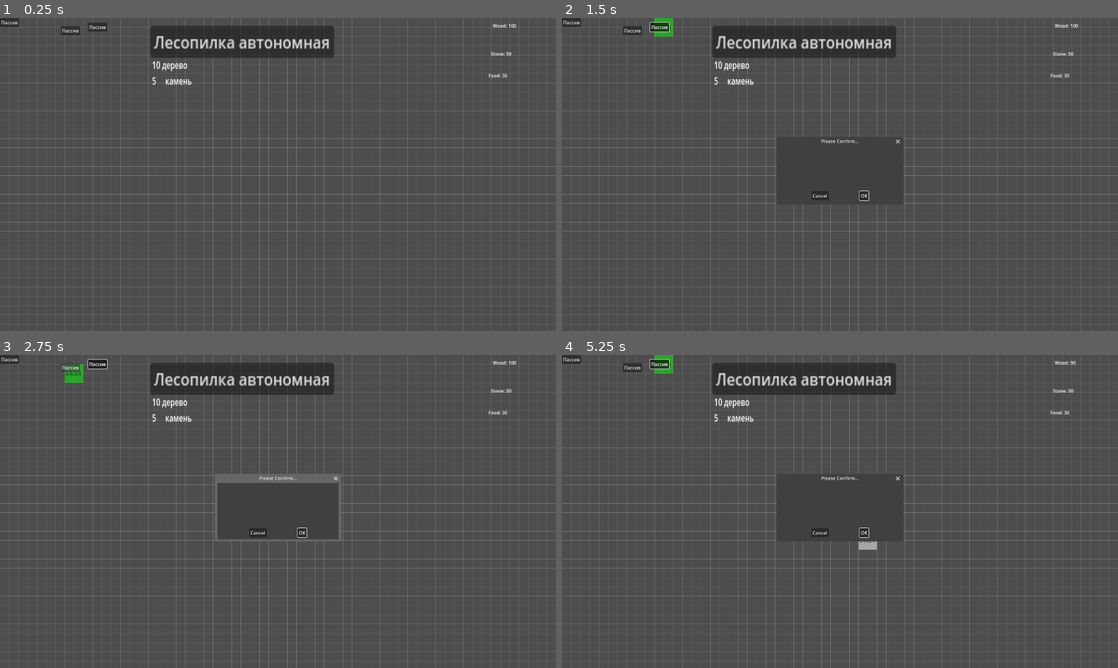
Above: before the commit, frames 1-4 (two rows, left to right).
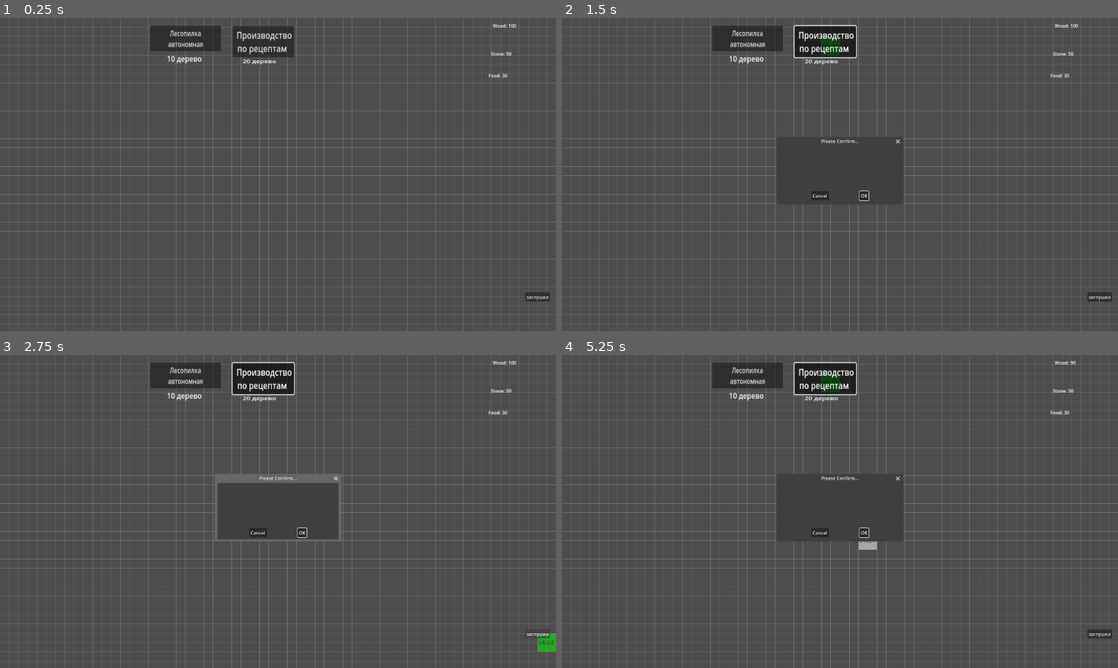
Above: after the commit, the same moments.

Repository: McRamon/Homework
Game: Godot game, scene res://scenes/base/buildings/building.tscn
Two runs of this game, one before a commit and one after it. Both use one fixed random seed, a clock stepped at 60 frames per second and the inputs below. The project has no main scene, so this scene is started directly.
Inputs (mouse positions are in pixels of both pictures, inside the frame that each line leads up to):
- Up to frame 1 (0.25 s): no input
- Up to frame 2 (1.5 s): click "Лесопилка автономная" at 0.5 s; click "Пассив" (after the commit: "Производство по рецептам") at 1.25 s
- Up to frame 3 (2.75 s): click "Пассив" (after the commit: "заглушка") at 2 s
- Up to frame 4 (5.25 s): click (573, 358) at 2.75 s, where only the run before the commit has a clickable "Пассив"; click "OK" at 3.5 s; click "Лесопилка автономная" at 4.25 s; click "Пассив" (after the commit: "Производство по рецептам") at 5 s

The runs differ from the first frame. In frame 1, 2.4% of the frame differs, in the area x 0-99%, y 0-91%; in frame 2, 2.8%; in frame 3, 2.8%, in the area x 0-100%, y 0-95%; in frame 4, 2.8%.

Commit message:
мелкие штучки

Diff:
--- a/scenes/base/buildings/Production_building.tscn
+++ b/scenes/base/buildings/Production_building.tscn
@@ -42,7 +42,7 @@
 offset_bottom = 356.0
 grow_horizontal = 2
 grow_vertical = 2
-scale = Vector2(9.24132, 5.58381)
+scale = Vector2(1.00054, 1.00812)
 script = ExtResource("6_qdbmf")
 recipes = Array[Resource]([ExtResource("6_32b66")])
 
@@ -55,15 +55,17 @@
 offset_top = 0.179089
 offset_right = 11.1822
 offset_bottom = 0.299088
-scale = Vector2(0.115535, 0.289194)
-text = "f"
+scale = Vector2(1.5113, 2.24479)
 
 [node name="Timer" type="Timer" parent="InfoMenu/MainPanel"]
 
 [node name="ButtonContainer" type="VBoxContainer" parent="InfoMenu/MainPanel"]
 layout_mode = 0
-offset_right = 40.0
-offset_bottom = 40.0
+offset_left = -3.99786
+offset_top = 106.138
+offset_right = 36.0021
+offset_bottom = 146.138
+scale = Vector2(2.56933, 1.70484)
 
 [node name="ConfirmDialog" type="ConfirmationDialog" parent="InfoMenu/MainPanel"]
 
@@ -78,13 +80,13 @@
 custom_minimum_size = Vector2(137.295, 47.94)
 layout_direction = 2
 layout_mode = 0
-offset_left = -1.94777
-offset_top = 38.3251
-offset_right = 153.862
-offset_bottom = 86.2651
-scale = Vector2(0.2, 0.414)
+offset_left = 5.99679
+offset_top = 219.22
+offset_right = 161.807
+offset_bottom = 267.16
+scale = Vector2(2.82069, 2.81821)
 pivot_offset = Vector2(3.985, 3.535)
-theme_override_constants/separation = 40
+theme_override_constants/separation = 10
 
 [node name="CountdownLabel" type="Label" parent="."]
 offset_left = -32.0
--- a/scenes/base/buildings/QueueSlot.tscn
+++ b/scenes/base/buildings/QueueSlot.tscn
@@ -1,24 +1,25 @@
-[gd_scene load_steps=3 format=3 uid="uid://b53slg5yktfuq"]
+[gd_scene load_steps=2 format=3 uid="uid://b53slg5yktfuq"]
 
 [ext_resource type="Script" uid="uid://b5p2e2bcu4anb" path="res://scripts/base/buildings/QueueSlot.gd" id="1_mcpew"]
-[ext_resource type="Texture2D" uid="uid://ddtgp46ty6ymv" path="res://ui/sprites/frame.png" id="2_esc34"]
 
 [node name="QueueSlot" type="Control"]
 layout_mode = 3
 anchors_preset = 0
 offset_right = 8.0
 offset_bottom = 8.0
-scale = Vector2(0.321659, 0.206934)
+scale = Vector2(16.3283, 15.9793)
 script = ExtResource("1_mcpew")
 
 [node name="NameLabel" type="Label" parent="."]
+custom_minimum_size = Vector2(40, 40)
 layout_mode = 0
 offset_right = 40.0
 offset_bottom = 23.0
-text = "2"
+scale = Vector2(0.191938, 0.152731)
 
 [node name="Icon" type="TextureRect" parent="."]
+custom_minimum_size = Vector2(40, 40)
 layout_mode = 0
 offset_right = 40.0
 offset_bottom = 40.0
-texture = ExtResource("2_esc34")
+scale = Vector2(0.195015, 0.202758)
--- a/scenes/base/buildings/RecipeButton.tscn
+++ b/scenes/base/buildings/RecipeButton.tscn
@@ -8,5 +8,7 @@
 
 [node name="text" type="Label" parent="."]
 layout_mode = 0
-offset_right = 40.0
+offset_right = 10.0
 offset_bottom = 23.0
+scale = Vector2(0.792744, 0.319069)
+text = "1"
--- a/scenes/base/buildings/building.tscn
+++ b/scenes/base/buildings/building.tscn
@@ -40,35 +40,58 @@
 offset_top = 27.0
 offset_right = 718.0
 offset_bottom = 58.0
-scale = Vector2(3.19059, 3.56282)
-text = "Лесопилка автономная"
+scale = Vector2(1.22776, 1.62141)
+text = "Лесопилка
+ автономная"
 metadata/_edit_use_anchors_ = true
 
 [node name="Label" type="Label" parent="CanvasLayer/HouseButton"]
-layout_mode = 0
+layout_mode = 1
+anchors_preset = -1
+anchor_left = 0.227339
+anchor_top = 0.499521
+anchor_right = 0.227339
+anchor_bottom = 0.499521
 offset_left = 2.0
 offset_top = 31.0
 offset_right = 93.0
 offset_bottom = 80.0
-scale = Vector2(0.475934, 0.5896)
-text = "10 дерево
-5     камень"
+scale = Vector2(1.21768, 1.00645)
+text = "10 дерево"
 metadata/_edit_use_anchors_ = true
 
 [node name="BarnButton" type="Button" parent="CanvasLayer"]
-offset_left = 304.0
-offset_top = 16.0
-offset_right = 370.0
-offset_bottom = 47.0
-text = "Пассив"
+offset_left = 803.0
+offset_top = 28.0
+offset_right = 869.0
+offset_bottom = 59.0
+scale = Vector2(1.65703, 1.98531)
+text = " Производство
+  по рецептам "
+metadata/_edit_use_anchors_ = true
+
+[node name="Label" type="Label" parent="CanvasLayer/BarnButton"]
+layout_mode = 1
+anchors_preset = -1
+anchor_left = 0.149076
+anchor_top = 0.443668
+anchor_right = 0.149076
+anchor_bottom = 0.443668
+offset_left = 2.0
+offset_top = 31.0
+offset_right = 93.0
+offset_bottom = 80.0
+scale = Vector2(0.870973, 0.523557)
+text = "20 дерево
+"
 metadata/_edit_use_anchors_ = true
 
 [node name="MillButton" type="Button" parent="CanvasLayer"]
-offset_left = 210.0
-offset_top = 28.0
-offset_right = 276.0
-offset_bottom = 59.0
-text = "Пассив"
+offset_left = 1814.0
+offset_top = 947.0
+offset_right = 1899.0
+offset_bottom = 978.0
+text = "заглушка"
 metadata/_edit_use_anchors_ = true
 
 [node name="PlaceDialog" type="ConfirmationDialog" parent="CanvasLayer"]
@@ -77,18 +100,10 @@
 [node name="MoveDialog" type="ConfirmationDialog" parent="CanvasLayer"]
 auto_translate_mode = 1
 
-[node name="HBoxContainer" type="CanvasLayer" parent="."]
-
-[node name="BuildButton" type="Button" parent="HBoxContainer"]
-offset_right = 66.0
-offset_bottom = 31.0
-text = "Пассив"
-metadata/_edit_use_anchors_ = true
-
 [node name="BuildingManager" type="Node2D" parent="."]
 script = ExtResource("1_0rmdu")
 house_scene = ExtResource("3_2a5cp")
-barn_scene = ExtResource("3_2a5cp")
+barn_scene = ExtResource("4_2a5cp")
 mill_scene = ExtResource("4_2a5cp")
 
 [node name="Grid" type="Node2D" parent="."]
